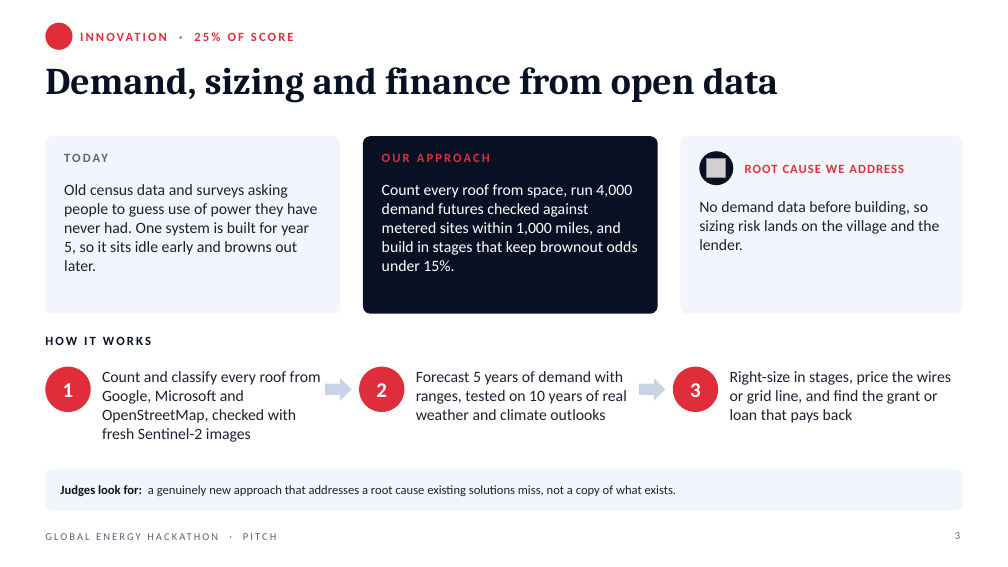
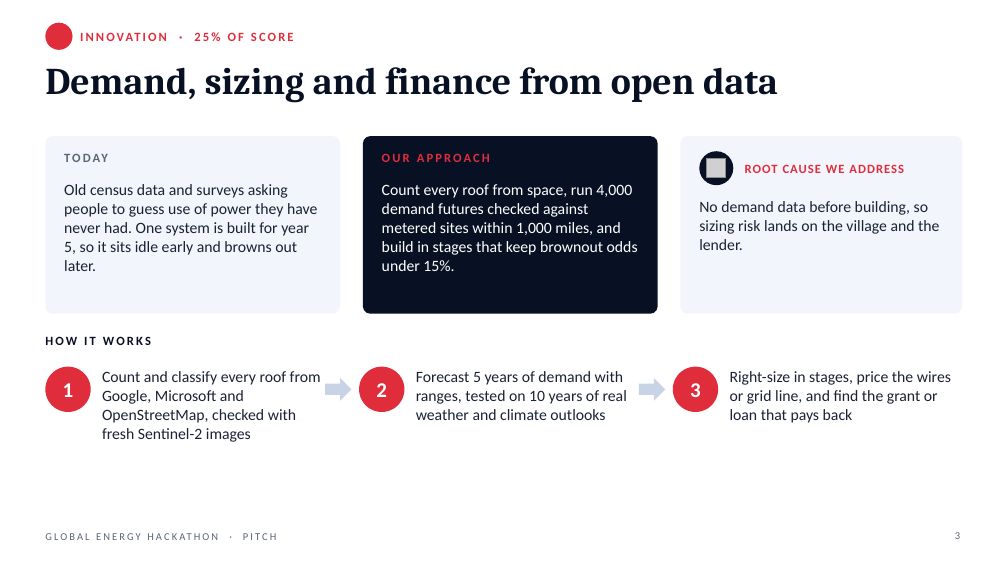
Before and after one commit to saiskarri-svg/Bhanu-AI, a slide deck: slide 3 of hackathon/Kesho_AI_Pitch.pptx. Drawn at 1008x567 pixels with LibreOffice and Linux fonts; fonts in the diff are those of the drawing; grey boxes stand for pictures; background and template pictures are left out. Boxes give left, top, right and bottom in pixels: in the first picture for what was removed or moved away, otherwise in the second. Text is boxed around its words. In the diff, an @@ line names an element or a change of style, - is before the commit and + after.

```diff
--- a/hackathon/Kesho_AI_Pitch.pptx
+++ b/hackathon/Kesho_AI_Pitch.pptx
@@ rounded rectangle removed at (x1=45, y1=469, x2=963, y2=510) @@
@@ text removed at (x1=60, y1=485, x2=676, y2=496) @@
-Judges look for: a genuinely new approach that addresses a root cause existing solutions miss, not a copy of what exists.
```
Also in this commit, not shown: 4 other slides changed, 4 other files.
